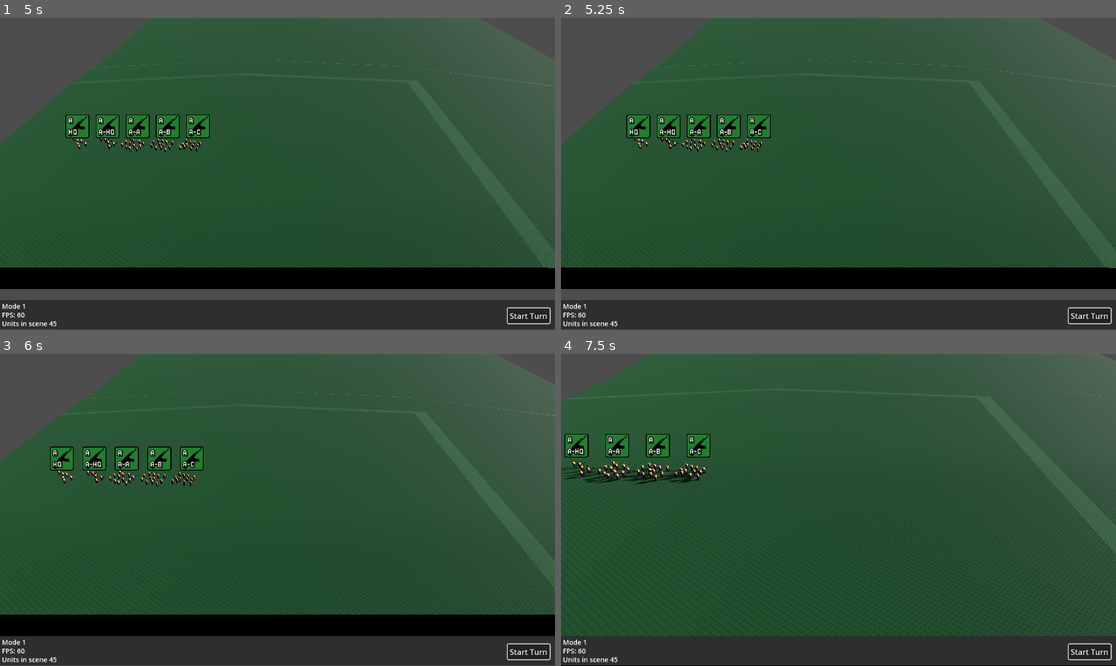
Above: before the commit, frames 1-4 (two rows, left to right).
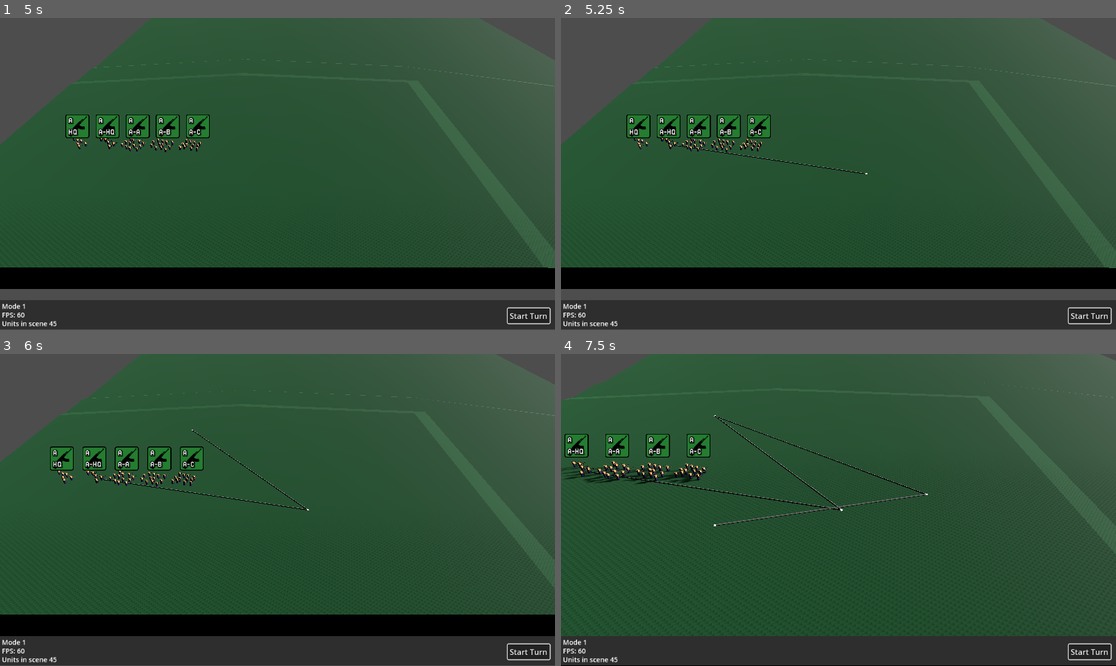
Above: after the commit, the same moments.

Repository: pxtimes3/notsoasl
Game: Godot game, scene res://scenes/main.tscn
The game is run twice, just before and just after one commit, with the same random seed, the same clock (stepped at 60 frames per second) and the same inputs.
Inputs (mouse positions are in pixels of both pictures, inside the frame that each line leads up to):
- Up to frame 1 (5 s): click "Start Turn" at 0.5 s; click "Start Turn" at 1.25 s; click "Start Turn" at 2 s; tap Enter at 2.75, 4.25 s; move the mouse to (249, 236) at 2.77 s; press the mouse at (249, 236) at 2.78 s; right-click (249, 236) at 3.05 s; release the mouse at (249, 236) at 3.5 s; tap Space at 3.5 s; drag from (444, 220) to (249, 236) at 3.52 s; move the mouse to (111, 127) at 4.27 s; hold Z (order_patrol) from 4.28 s (still down); click (111, 127) at 4.55 s
- Up to frame 2 (5.25 s): release Z (order_patrol) at 5 s; tap Space at 5 s; drag from (866, 174) to (672, 127) at 5.02 s
- Up to frame 3 (6 s): tap Enter at 5.75 s; move the mouse to (194, 432) at 5.77 s; hold W (camera_move_forward) from 5.78 s (still down); click (194, 432) at 5.92 s
- Up to frame 4 (7.5 s): tap Z (order_patrol) at 6.05 s; release W (camera_move_forward) at 6.5 s; drag from (960, 494) to (755, 432) at 6.52 s; tap Space at 7.25 s; move the mouse to (727, 525) at 7.27 s; hold D (camera_move_right) from 7.28 s (still down); click (727, 525) at 7.42 s

Frame 1 is identical in both runs. In frame 2, 0.1% of the frame differs, in the area x 20-56%, y 40-51%; in frame 3, 0.2%; in frame 4, 0.6%, in the area x 5-67%, y 19-56%.

Commit message:
Ritar en linje (cylinder) mellan order-waypoints!

Diff:
--- /dev/null
+++ b/scripts/3d/gui/unit/orders/OrderLine.gd
@@ -0,0 +1,35 @@
+## Creates a line between the order waypoints
+
+class_name OrderLine
+extends MeshInstance3D
+
+func _init(from:Vector3, to:Vector3, color:Color) -> void:
+	var length = (from-to).length()
+	var radius := 0.2
+	var line := CylinderMesh.new()
+
+	line.radial_segments = 8
+	line.bottom_radius = radius
+	line.top_radius = radius
+	line.cap_bottom = false
+	line.height = length
+
+	var line_array = line.get_mesh_arrays()
+	for i in range(0,line_array[0].size()):
+		# Move the cylinder up so its end is the origin
+		line_array[ArrayMesh.ARRAY_VERTEX][i] -= Vector3(0,length/2.0,0)
+		line_array[ArrayMesh.ARRAY_VERTEX][i] = line_array[ArrayMesh.ARRAY_VERTEX][i].rotated(Vector3.RIGHT, PI/2.0)
+		line_array[ArrayMesh.ARRAY_NORMAL][i] = line_array[ArrayMesh.ARRAY_NORMAL][i].rotated(Vector3.RIGHT, PI/2.0)
+
+	var arr_mesh = ArrayMesh.new()
+	arr_mesh.add_surface_from_arrays(Mesh.PRIMITIVE_TRIANGLES, line_array)
+
+	var mat = StandardMaterial3D.new()
+	mat.albedo_color = color
+	mat.transparency = 0.4
+	line.material = mat
+
+	self.cast_shadow = SHADOW_CASTING_SETTING_OFF
+	self.transparency = 0.25
+
+	mesh = arr_mesh
--- a/scripts/Mode.gd
+++ b/scripts/Mode.gd
@@ -18,4 +18,6 @@
 		MODE = GAMESTATE.NORMAL
 	if Input.is_action_pressed("order_patrol") and Selection.selectedUnits.size() > 0:
 		MODE = GAMESTATE.ORDER
-		Order.drawOrderLine()
+
+func endMode(mode : GAMESTATE) -> void:
+	MODE = GAMESTATE.NORMAL
--- a/scripts/Order.gd
+++ b/scripts/Order.gd
@@ -4,32 +4,37 @@
 signal ordersMenu
 
 var currentOrders = {}
+var points = []
+var lines = []
+var orderline : OrderLine
 
 # Called when the node enters the scene tree for the first time.
-func _ready() -> void:
-	pass # Replace with function body.
+# func _ready() -> void:
+#	pass # Replace with function body.
 
 
 # Called every frame. 'delta' is the elapsed time since the previous frame.
-func _process(delta: float) -> void:
+# func _process(delta: float) -> void:
+#	pass
 
-	pass
+
+func _input(event: InputEvent) -> void:
+	if event.is_action_pressed("mouse_left_click") \
+	and Selection.getSelectedUnits().size() > 0 \
+	and Mode.MODE == 1:
+		print("Order._input got called")
+		_draw_point_and_line()
+
+	if event.is_action_pressed("mouse_right_click") \
+	and Selection.getSelectedUnits().size() > 0 \
+	and Mode.MODE == 1:
+		print("End of line-drawing mode")
+		Mode.endMode(1)
+
 
 # shows the orders menu at mouse position
 func showOrdersMenu(pos : Vector2):
-	print("I WAS EMITTED!", pos)
 	ordersMenu.emit(pos)
-
-func drawOrderLine() -> void:
-	# get currently selected units position = start
-	var startPos = getSelectedUnitPosition()
-	if startPos:
-
-		pass
-	# follow cursor
-	# click = place endpoint
-	# shift-click = place waypoint => new start?
-	pass
 
 
 ## Casts a ray from coordinates straight down until it collides with the ground
@@ -44,8 +49,8 @@
 	var space_state = get_parent().get_world_3d().direct_space_state
 
 	var origin = coordinates
-	var end = Vector3(origin.x, -1000, origin.z)
-	var query = PhysicsRayQueryParameters3D.create(origin, end, 1)
+	var end = Vector3(origin.x, RAY_LENGTH, origin.z)
+	var query = PhysicsRayQueryParameters3D.create(origin, end, mask)
 	query.collide_with_areas = true
 
 	var result = space_state.intersect_ray(query)
@@ -53,14 +58,111 @@
 	return result.position.y
 
 
-func getSelectedUnitPosition():
-	var startPosition = Vector3.UP
+func getSelectedUnitPosition() -> Vector3:
+	var position = false
 	var units = Selection.getSelectedUnits()
 
 	if units.size() > 0:
 		var lastUnit = units[units.size() - 1]
-		var position = lastUnit.global_position
+		position = lastUnit.global_position
 		var ground = getGroundAtCoordinates(position)
 		position.y = ground
 
-		return position
+	return position
+
+#Returns the position in 3d that the mouse is hovering, or null if it isnt hovering anything
+func get_mouse_pos():
+	var space_state = get_parent().get_world_3d().get_direct_space_state()
+	var mouse_position = get_viewport().get_mouse_position()
+	var camera = get_tree().root.get_camera_3d()
+
+	var ray_origin = camera.project_ray_origin(mouse_position)
+	var ray_end = ray_origin + camera.project_ray_normal(mouse_position) * 1000
+
+	var params = PhysicsRayQueryParameters3D.new()
+	params.from = ray_origin
+	params.to = ray_end
+	params.collision_mask = 1
+	params.exclude = []
+
+	var rayDic = space_state.intersect_ray(params)
+
+	if rayDic.has("position"):
+		return rayDic["position"]
+	return null
+
+func _draw_point_and_line()->void:
+	print("_draw_point_and_line() called")
+	if points.size() < 1:
+		# No points. Unit = starting point
+		prints("No points. Unit = starting point")
+		var unitPoint = Vector3(getSelectedUnitPosition())
+		points.append(unitPoint)
+		prints("points:", points)
+	var mouse_pos = get_mouse_pos()
+	if mouse_pos != null:
+		#If there are at least 2 points...
+		if points.size() >= 1:
+			prints("points are more than 1", points)
+			var mouse_pos_V3:Vector3 = mouse_pos
+			points.append(await point(mouse_pos_V3,0.3))
+			prints("Point appended")
+			#Draw a line from the position of the last point placed to the position of the second to last point placed
+			var point1 = points[points.size()-1]
+			var point2 = points[points.size()-2]
+			# TODO: Make this a bit less messy
+			if typeof(point1) != TYPE_VECTOR3:
+				point1 = point1.position
+			if typeof(point2) != TYPE_VECTOR3:
+				point2 = point2.position
+
+			var line = await drawCylinder(point1, point2, Color(0,0,1,0.9))
+
+			lines.append(line)
+
+
+func drawCylinder(start : Vector3, end : Vector3, color : Color = Color(1,0,0,0.9)):
+	prints("drawCylinder() called")
+	prints("start: ", start, " end:", end)
+	orderline = OrderLine.new(start, end, color)
+
+	#var upish:Vector3 = Vector3.UP.normalized()
+	orderline.look_at_from_position(start,end,Vector3(0,1,0))
+	self.add_child(orderline)
+
+
+## Skapar en punkt (sic!)
+func point(pos: Vector3, radius : float = 1.0, color = Color.WHITE_SMOKE):
+	var mesh_instance := MeshInstance3D.new()
+	var sphere_mesh := SphereMesh.new()
+	var material := ORMMaterial3D.new()
+
+	mesh_instance.mesh = sphere_mesh
+	mesh_instance.cast_shadow = GeometryInstance3D.SHADOW_CASTING_SETTING_OFF
+	mesh_instance.position = pos
+
+	sphere_mesh.radius = radius
+	sphere_mesh.height = radius*2
+	sphere_mesh.material = material
+
+	material.shading_mode = BaseMaterial3D.SHADING_MODE_UNSHADED
+	material.albedo_color = color
+
+	self.add_child(mesh_instance)
+
+	return mesh_instance
+
+## @deprecated
+## 1 -> Lasts ONLY for current physics frame
+## >1 -> Lasts X time duration.
+## <1 -> Stays indefinitely
+func final_cleanup(mesh_instance: MeshInstance3D, persist_ms: float):
+	get_tree().get_root().add_child(mesh_instance)
+	if persist_ms == 1:
+		await get_tree().physics_frame
+		mesh_instance.queue_free()
+	elif persist_ms > 0:
+		await get_tree().create_timer(persist_ms).timeout
+		mesh_instance.queue_free()
+	else:
+		return mesh_instance
